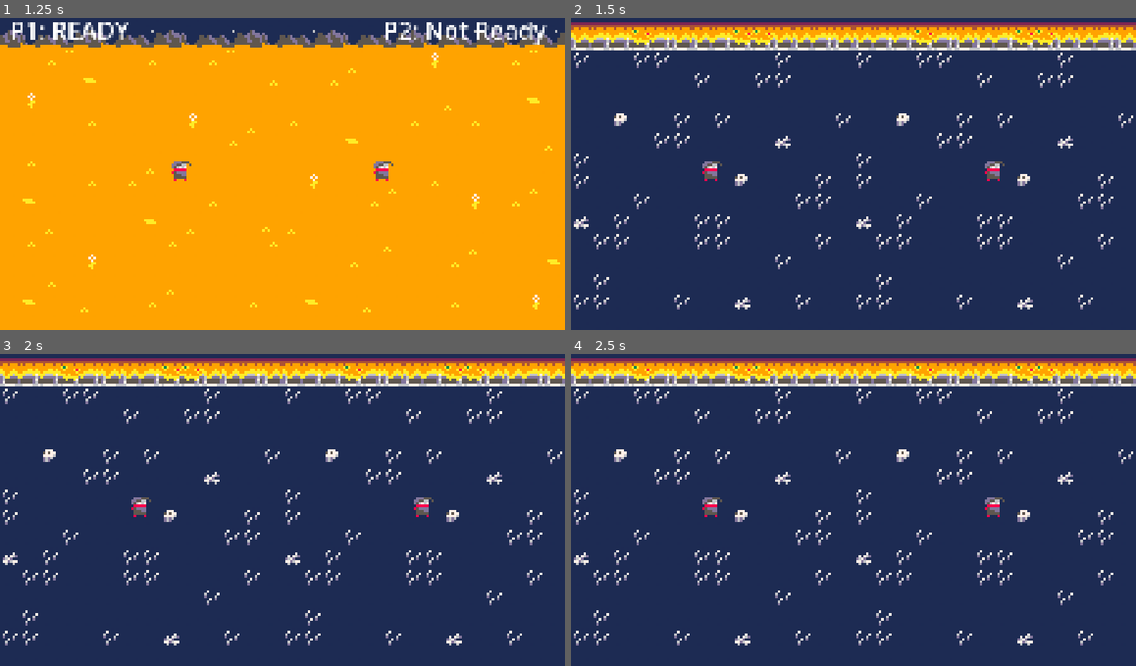
Above: before the commit, frames 1-4 (two rows, left to right).
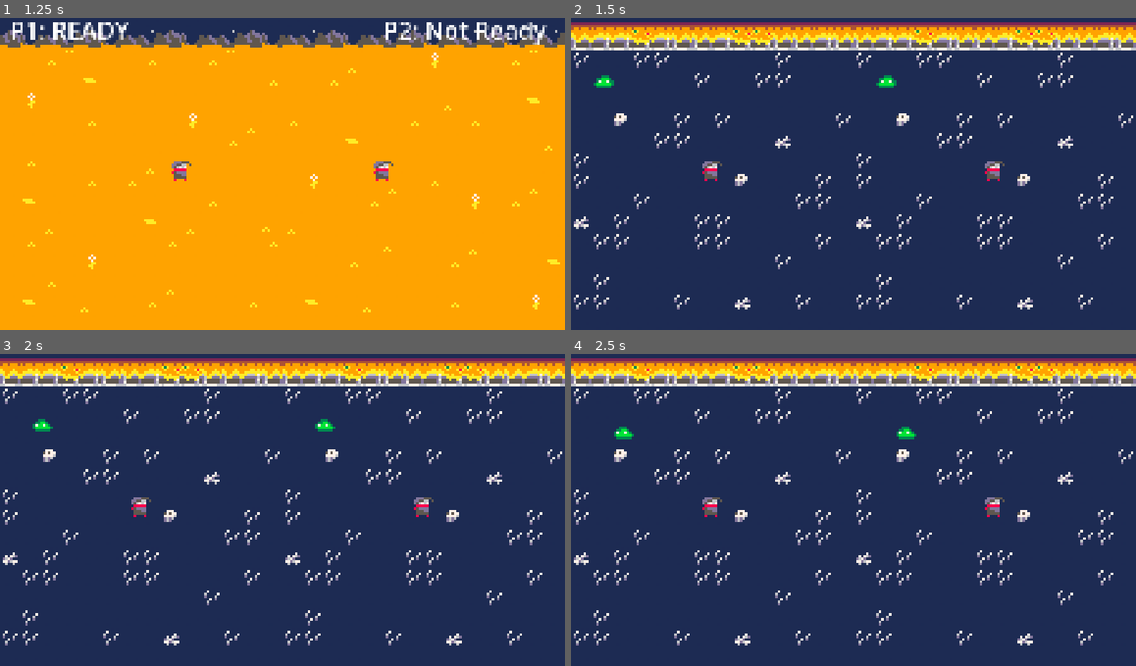
Above: after the commit, the same moments.

Repository: SamZhang150/rivals-ascent
Game: Godot game, scene res://scenes/core/splitscreen.tscn
Two runs of this game, one before a commit and one after it. Both use one fixed random seed, a clock stepped at 60 frames per second and the inputs below.
Inputs (mouse positions are in pixels of both pictures, inside the frame that each line leads up to):
- Up to frame 1 (1.25 s): tap Enter at 0.5 s; move the mouse to (406, 155) at 0.52 s; hold Shift (p1_ready) from 0.53 s (still down)
- Up to frame 2 (1.5 s): tap Space at 1.25 s; move the mouse to (740, 186) at 1.27 s; release Shift (p1_ready) at 1.28 s; tap M (p2_ready) at 1.35 s
- Up to frame 3 (2 s): no input
- Up to frame 4 (2.5 s): move the mouse to (910, 438) at 2.02 s; hold Shift (p1_ready) from 2.03 s (still down)

Frame 1 is identical in both runs. In frame 2, 0.2% of the frame differs, in the area x 4-58%, y 18-23%; in frame 3, 0.2%; in frame 4, 0.2%.

Commit message:
added dungeon and lobby walls

Diff:
--- a/scenes/entities/enemies/slime.tscn
+++ b/scenes/entities/enemies/slime.tscn
@@ -33,6 +33,9 @@
 "speed": 5.0
 }]
 
+[sub_resource type="RectangleShape2D" id="RectangleShape2D_iy50v"]
+size = Vector2(10, 7)
+
 [sub_resource type="RectangleShape2D" id="RectangleShape2D_ljkv1"]
 size = Vector2(8, 5)
 
@@ -47,6 +50,10 @@
 sprite_frames = SubResource("SpriteFrames_rw4dm")
 animation = &"run"
 autoplay = "idle"
+
+[node name="CollisionShape2D" type="CollisionShape2D" parent="." unique_id=1238288431]
+position = Vector2(0, -1.5)
+shape = SubResource("RectangleShape2D_iy50v")
 
 [node name="HitboxArea" type="Area2D" parent="." unique_id=765376750]
 collision_layer = 64
--- a/scenes/levels/individual/dungeon.tscn
+++ b/scenes/levels/individual/dungeon.tscn
@@ -572,6 +572,18 @@
 
 [sub_resource type="RectangleShape2D" id="RectangleShape2D_0f117"]
 
+[sub_resource type="RectangleShape2D" id="RectangleShape2D_fsjsk"]
+size = Vector2(223, 2)
+
+[sub_resource type="RectangleShape2D" id="RectangleShape2D_y4cx7"]
+size = Vector2(2, 112)
+
+[sub_resource type="RectangleShape2D" id="RectangleShape2D_ljrjq"]
+size = Vector2(2, 113)
+
+[sub_resource type="RectangleShape2D" id="RectangleShape2D_20khk"]
+size = Vector2(224, 2)
+
 [node name="Dungeon" type="Node2D" unique_id=156781219]
 script = ExtResource("1_0f117")
 
@@ -606,3 +618,24 @@
 shape = SubResource("RectangleShape2D_0f117")
 
 [node name="Slime" parent="." unique_id=1718233248 instance=ExtResource("3_uvhcu")]
+position = Vector2(68, 29)
+
+[node name="Walls" type="StaticBody2D" parent="." unique_id=1784569455]
+collision_mask = 6
+
+[node name="top" type="CollisionShape2D" parent="Walls" unique_id=1121551537]
+position = Vector2(111, 16)
+rotation = 3.1415927
+shape = SubResource("RectangleShape2D_fsjsk")
+
+[node name="left" type="CollisionShape2D" parent="Walls" unique_id=1642986842]
+position = Vector2(-1, 72)
+shape = SubResource("RectangleShape2D_y4cx7")
+
+[node name="right" type="CollisionShape2D" parent="Walls" unique_id=919678089]
+position = Vector2(225, 71.5)
+shape = SubResource("RectangleShape2D_ljrjq")
+
+[node name="bottom" type="CollisionShape2D" parent="Walls" unique_id=2006166720]
+position = Vector2(112, 129)
+shape = SubResource("RectangleShape2D_20khk")
--- a/scenes/levels/shared/lobby.tscn
+++ b/scenes/levels/shared/lobby.tscn
@@ -530,6 +530,18 @@
 tile_size = Vector2i(8, 8)
 sources/0 = SubResource("TileSetAtlasSource_7vqca")
 
+[sub_resource type="RectangleShape2D" id="RectangleShape2D_en3xm"]
+size = Vector2(223, 2)
+
+[sub_resource type="RectangleShape2D" id="RectangleShape2D_7vqca"]
+size = Vector2(2, 112)
+
+[sub_resource type="RectangleShape2D" id="RectangleShape2D_g10y1"]
+size = Vector2(2, 113)
+
+[sub_resource type="RectangleShape2D" id="RectangleShape2D_e3lt3"]
+size = Vector2(224, 2)
+
 [node name="Lobby" type="Node2D" unique_id=522539396]
 z_index = -1
 
@@ -544,3 +556,23 @@
 
 [node name="SpawnPoint" type="Marker2D" parent="." unique_id=2031520815]
 position = Vector2(112, 64)
+
+[node name="Walls" type="StaticBody2D" parent="." unique_id=1860658931]
+collision_mask = 6
+
+[node name="top" type="CollisionShape2D" parent="Walls" unique_id=352868130]
+position = Vector2(111, 14)
+rotation = 3.1415927
+shape = SubResource("RectangleShape2D_en3xm")
+
+[node name="left" type="CollisionShape2D" parent="Walls" unique_id=537958049]
+position = Vector2(-1, 72)
+shape = SubResource("RectangleShape2D_7vqca")
+
+[node name="right" type="CollisionShape2D" parent="Walls" unique_id=2073077360]
+position = Vector2(225, 71.5)
+shape = SubResource("RectangleShape2D_g10y1")
+
+[node name="bottom" type="CollisionShape2D" parent="Walls" unique_id=1431289410]
+position = Vector2(112, 129)
+shape = SubResource("RectangleShape2D_e3lt3")
